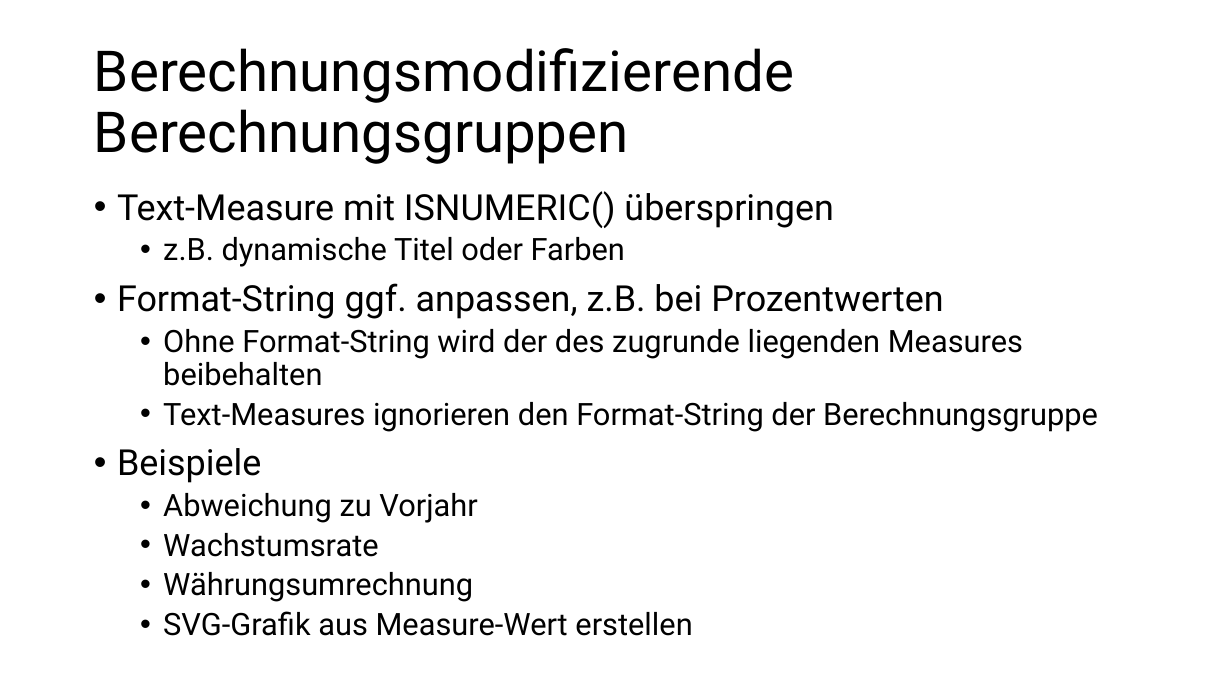
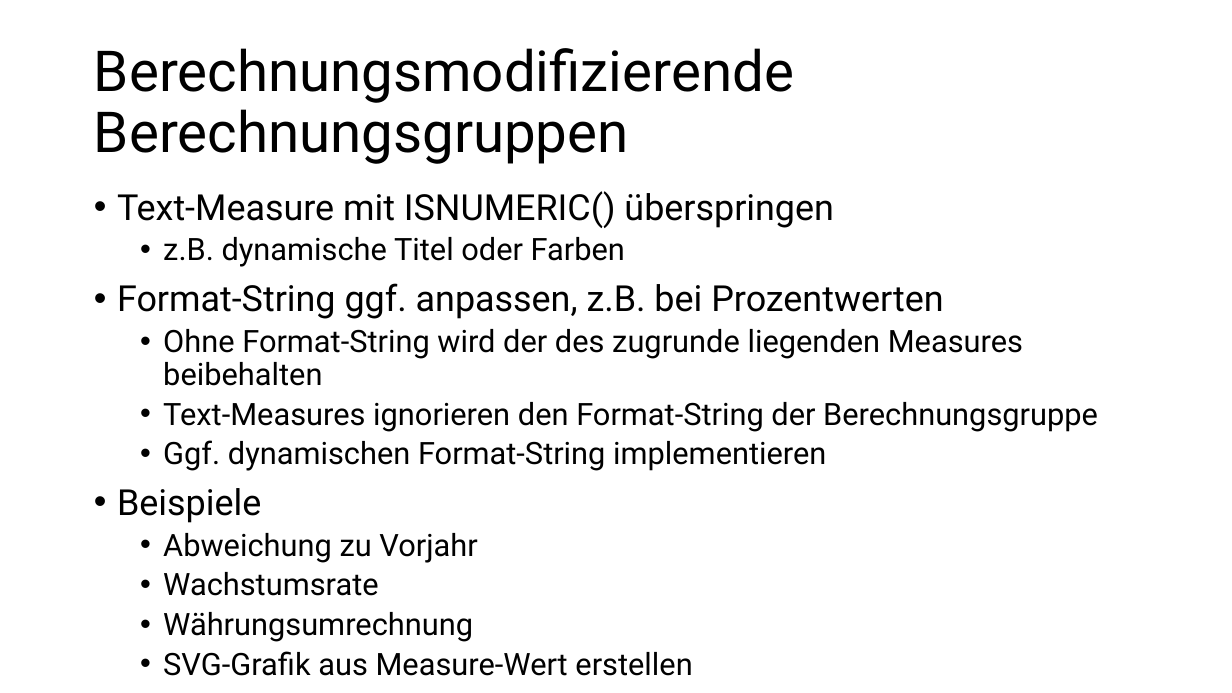
Before and after one commit to MartinBubenheimer/powerbi-training, a slide deck: slide 7 of Daten-WG/2026/DAX Entwurfsmuster/DAX Entwurfsmuster.pptx. Drawn at 1232x693 pixels with LibreOffice and Linux fonts; fonts in the diff are those of the drawing. Boxes give left, top, right and bottom in pixels: in the first picture for what was removed or moved away, otherwise in the second. Text is boxed around its words. In the diff, an @@ line names an element or a change of style, - is before the commit and + after.

```diff
--- a/Daten-WG/2026/DAX Entwurfsmuster/DAX Entwurfsmuster.pptx
+++ b/Daten-WG/2026/DAX Entwurfsmuster/DAX Entwurfsmuster.pptx
@@ text at box(163, 440, 826, 471): paragraph added @@
+  • Ggf. dynamischen Format-String implementieren
```
Also in this commit, not shown: 1 other file.
